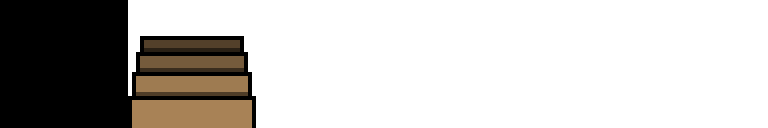
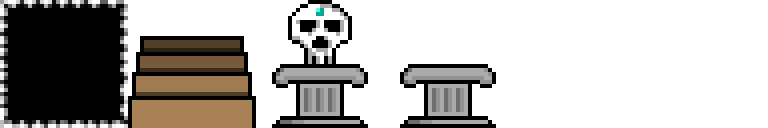
Layers edited between the first and the second 768 x 128 image:
removed layer "Layer" (was 85%) over [272, 0, 496, 128]
painted on "Background" over [0, 0, 496, 128]
